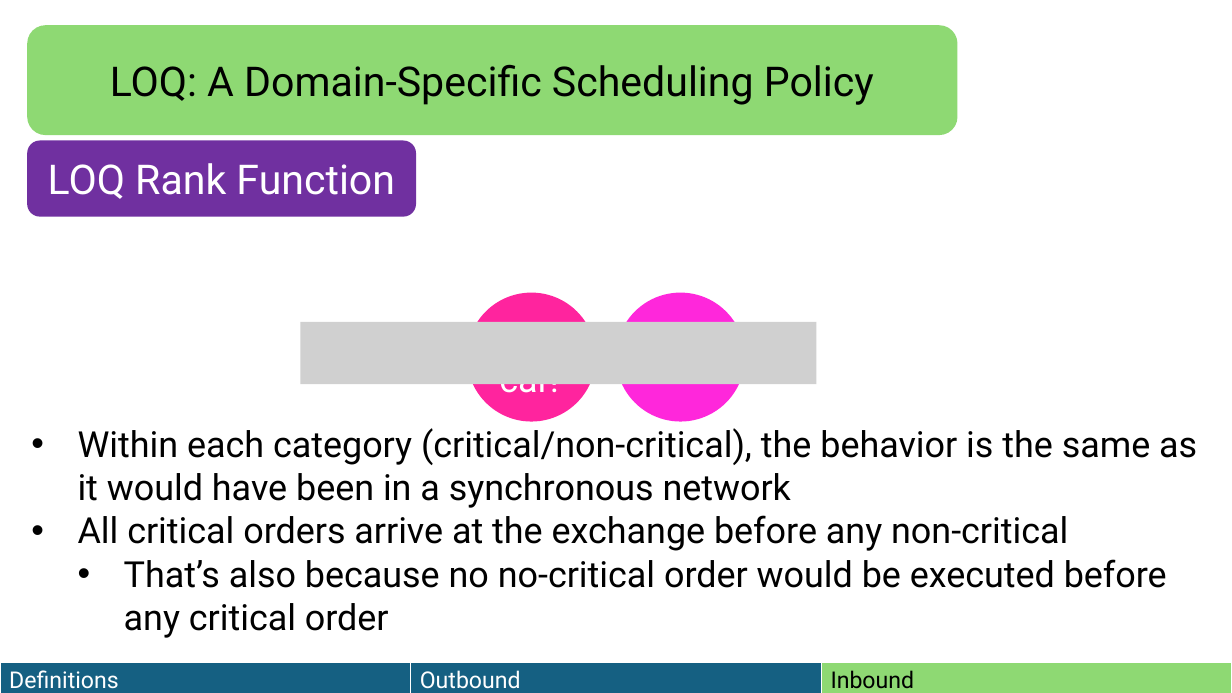
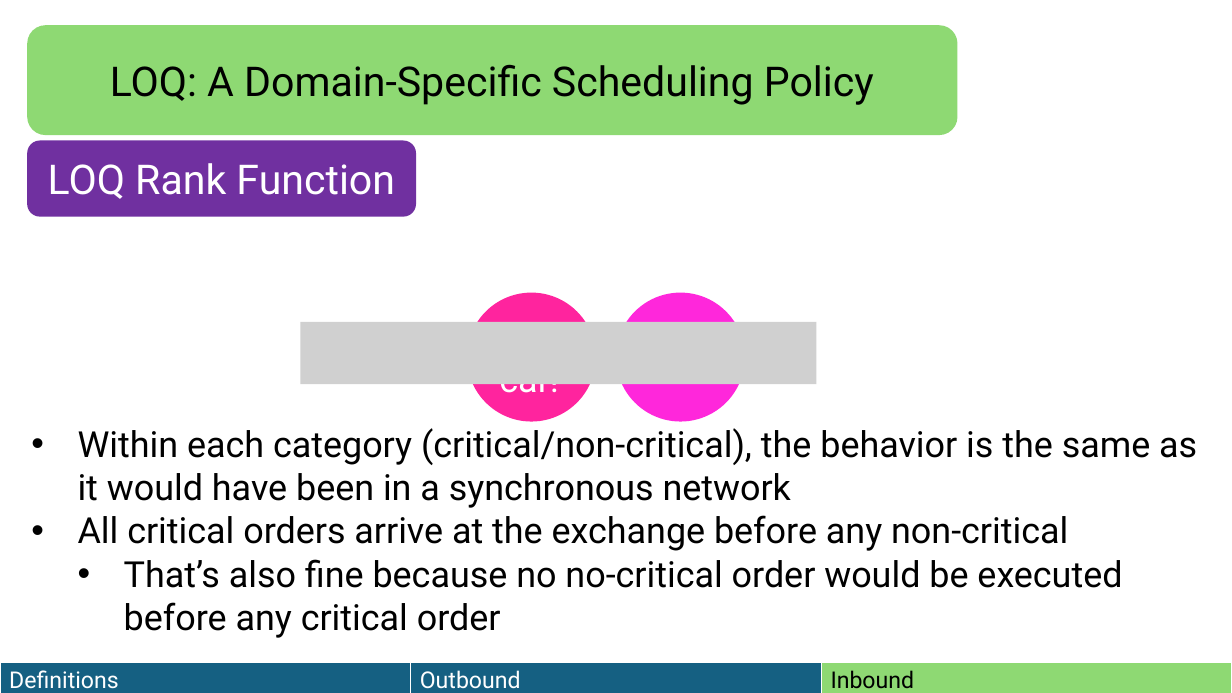
Before and after one commit to HaseebLUMS/Onyx-Presentation, a slide deck: slide 99 of thesis-latency-fairness.pptx. Drawn at 1232x693 pixels with LibreOffice and Linux fonts; fonts in the diff are those of the drawing; grey boxes stand for pictures. Boxes give left, top, right and bottom in pixels: in the first picture for what was removed or moved away, otherwise in the second. Text is boxed around its words. In the diff, an @@ line names an element or a change of style, - is before the commit and + after.

Commit message:
updated presentation

```diff
--- a/thesis-latency-fairness.pptx
+++ b/thesis-latency-fairness.pptx
@@ text at [124,559,1122,638]: text changed @@
-  • That’s also because no no-critical order would be executed before any critical order
+  • That’s also fine because no no-critical order would be executed before any critical order
```
Also in this commit, not shown: 1 slide added, 1 slide removed.
